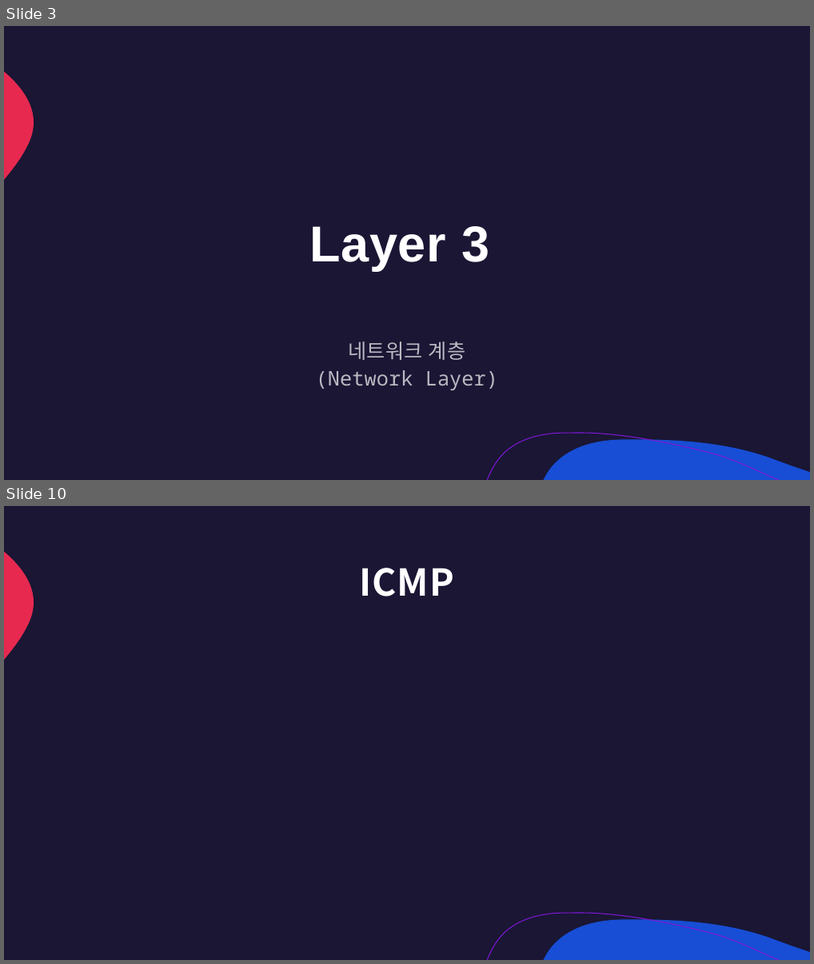
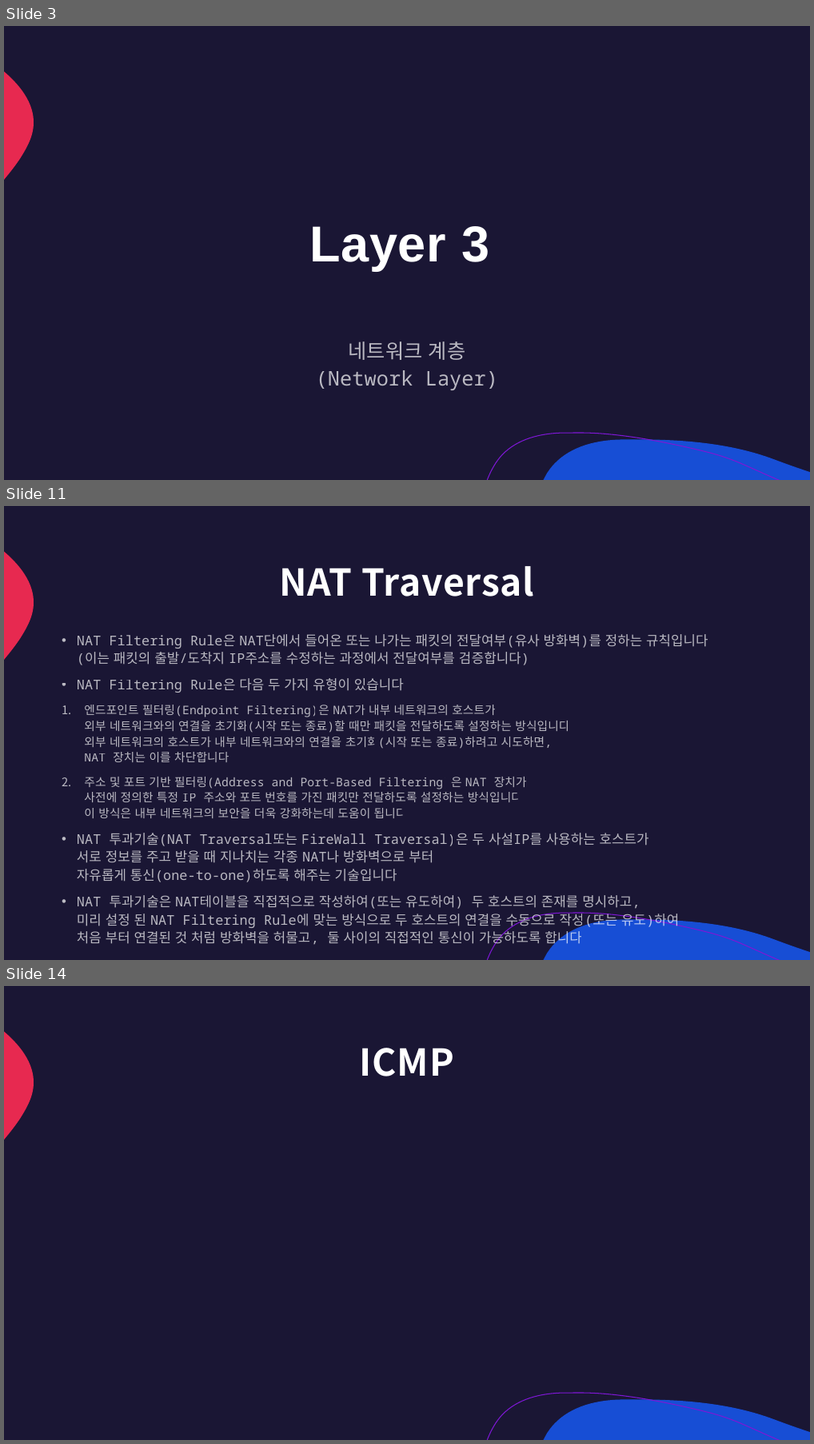
Before and after one commit to lumen4723/2024_network, a slide deck: 3.pptx. Shown one above the other, each under a label of ours: slides 3 and 10 before the commit, slides 3, 11 and 14 after it; the slides between them are not shown. The pictures are 814x964 and 814x1444 pixels, drawn with LibreOffice and Linux fonts; fonts in the diff are those of the drawing. Boxes give left, top, right and bottom in pixels: in the first picture for what was removed or moved away, otherwise in the second. Text is boxed around its words. In the diff, an @@ line names an element or a change of style, - is before the commit and + after.

```diff
--- a/3.pptx
+++ b/3.pptx
@@ slide 11 added at bbox=[4, 506, 810, 960], background #1A1634; not listed: 3 template elements that a slide beside it also shows @@
@@ title added at bbox=[279, 566, 534, 596], 44 pt, text #FFFFFF, bold @@
+NAT Traversal
@@ text added at bbox=[77, 634, 708, 946], 16 pt, text #FFFFFF at 70% opacity @@
+• NAT Filtering Rule은 NAT단에서 들어온 또는 나가는 패킷의 전달여부(유사 방화벽)를 정하는 규칙입니다
+  (이는 패킷의 출발/도착지 IP주소를 수정하는 과정에서 전달여부를 검증합니다)
+• NAT Filtering Rule은 다음 두 가지 유형이 있습니다
+1. 엔드포인트 필터링(Endpoint Filtering)은 NAT가 내부 네트워크의 호스트가
+   외부 네트워크와의 연결을 초기화(시작 또는 종료)할 때만 패킷을 전달하도록 설정하는 방식입니다
+   외부 네트워크의 호스트가 내부 네트워크와의 연결을 초기화(시작 또는 종료)하려고 시도하면,
+   NAT 장치는 이를 차단합니다
+2. 주소 및 포트 기반 필터링(Address and Port-Based Filtering)은 NAT 장치가
+   사전에 정의한 특정 IP 주소와 포트 번호를 가진 패킷만 전달하도록 설정하는 방식입니다
+   이 방식은 내부 네트워크의 보안을 더욱 강화하는데 도움이 됩니다
+• NAT 투과기술(NAT Traversal또는 FireWall Traversal)은 두 사설IP를 사용하는 호스트가
+  서로 정보를 주고 받을 때 지나치는 각종 NAT나 방화벽으로 부터
+  자유롭게 통신(one-to-one)하도록 해주는 기술입니다
+• NAT 투과기술은 NAT테이블을 직접적으로 작성하여(또는 유도하여) 두 호스트의 존재를 명시하고,
+  미리 설정 된 NAT Filtering Rule에 맞는 방식으로 두 호스트의 연결을 수동으로 작성(또는 유도)하여
+  처음 부터 연결된 것 처럼 방화벽을 허물고, 둘 사이의 직접적인 통신이 가능하도록 합니다
@@ what was slide 10 is now slide 14 @@
```
Also in this commit, not shown: 1 slide changed, 8 other slides added, 5 slides removed.
